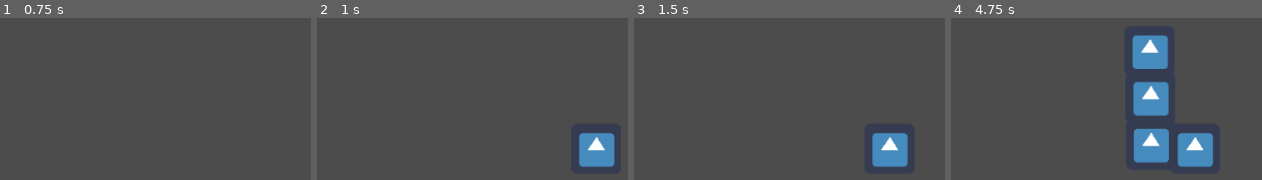
Above: before the commit, frames 1-4 (left to right).
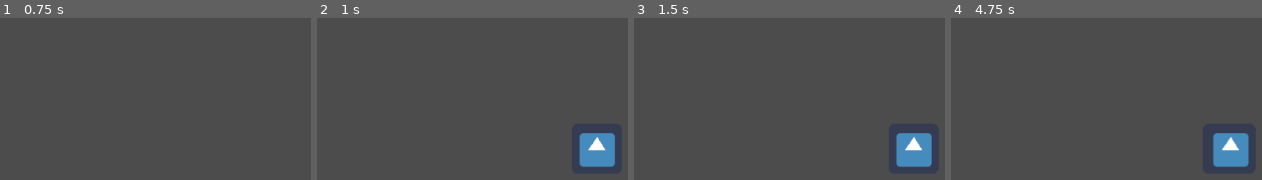
Above: after the commit, the same moments.

Repository: 1501-Intro-To-Game-Design/1501-final-project-2022-the-team-that-is-going-to-kill-thanos
Game: Godot game, scene res://MovingEnemies.tscn
The game is run twice, just before and just after one commit, with the same random seed, the same clock (stepped at 60 frames per second) and the same inputs. The engine's default icon, where the game draws it, is replaced by a stand-in: a white triangle on a blue panel in a dark square.
Inputs:
- Up to frame 1 (0.75 s): tap Enter at 0.5 s
- Up to frame 2 (1 s): no input
- Up to frame 3 (1.5 s): no input
- Up to frame 4 (4.75 s): no input

Frame 1 is identical in both runs. In frame 2, 0.2% of the frame differs, in the area x 84-96%, y 70-92%; in frame 3, 3.4%; in frame 4, 12%, in the area x 58-96%, y 10-92%.

Commit message:
Comments + delta time

Diff:
--- a/Garden Guardians/MovingEnemies.gd
+++ b/Garden Guardians/MovingEnemies.gd
@@ -13,7 +13,7 @@
 
 # Called every frame. 'delta' is the elapsed time since the previous frame.
 func _process(delta):
-	updateEnemyLocation()
+	updateEnemyLocation(delta)
 
 func addEnemyPath():
 	var pathToFollow = importPathScene.instance()
@@ -26,7 +26,7 @@
 func _on_EnemySpawn_timeout():
 	addEnemyPath()
 
-func updateEnemyLocation():
+func updateEnemyLocation(delta):
 	for i in enemyPathManager:
-		i[1].addToOffset(i[0].speed)
+		i[1].addToOffset(i[0].speed * delta)
 		i[0].position = i[1].getPathLocation()
--- a/Garden Guardians/Path.gd
+++ b/Garden Guardians/Path.gd
@@ -1,20 +1,17 @@
 extends Path2D
 
-
-# Declare member variables here. Examples:
-# var a = 2
-# var b = "text"
-
-#enemy.position = $Pathway.position
 # Called when the node enters the scene tree for the first time.
 func _ready():
-	pass # Replace with function body.
+	pass
 
 # Called every frame. 'delta' is the elapsed time since the previous frame.
 #func _process(delta):
 	#pass
+
+#Function to increment the Pathway pathFollow2D's offset by the given number
 func addToOffset(addNum):
 	$Pathway.set_offset($Pathway.get_offset() + addNum)
 
+#Function that returns the position of the Pathway pathFollow2D
 func getPathLocation():
 	return $Pathway.position
